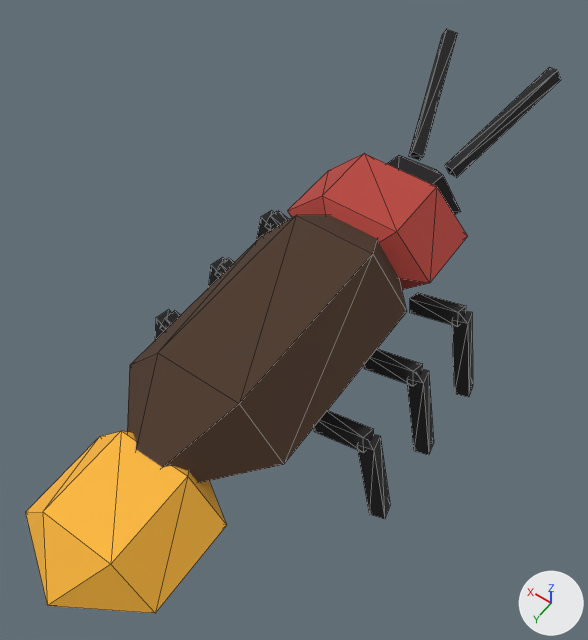
The glTF model site/models/GN_Firefly_01.glb as it was, and as the next commit left it.
One viewpoint serves both versions: a camera (50 mm lens) standing at (-0.00507, 0.00696, 0.01388) and looking at (0.00032, -0.00059, 0.00201). Arrows for +X, +Y and +Z are at lower right; the lights stay in place. The picture after the commit comes second. Mesh edges are drawn as thin lines. Vertices at exactly the same position are counted once.

The first picture shows 'GN_Firefly_01'.
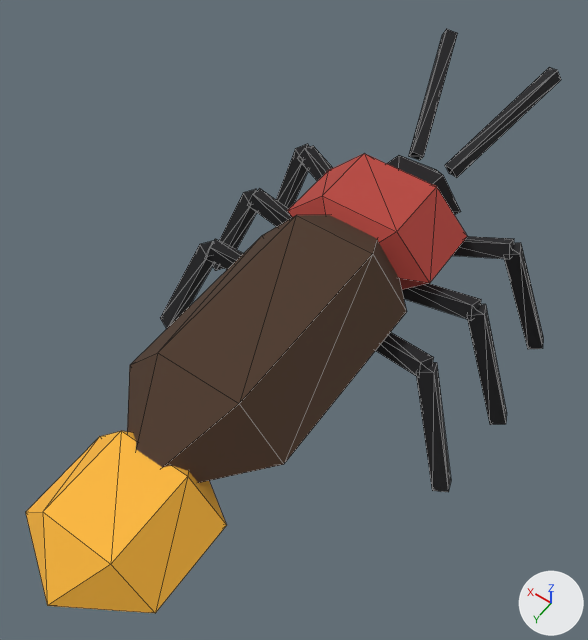
What the commit changed:
me_gn_firefly_01 is used by ob_gn_firefly_01; location (0.0, 0.0, 0.0).
me_gn_firefly_01 had 202 vertices, 332 faces and spanned x -0.00277..0.00277, y -0.00759..0.0058, z -0.00003..0.00414.
me_gn_firefly_01 now has 202 vertices, 332 faces and spans x -0.00368..0.00368, y -0.00759..0.0058, z 0.00006..0.00414.
me_gn_firefly_01 part 1: 32 of 202 vertices moved; they spanned x -0.00277..-0.00115, y -0.00099..0.00099, z -0.00003..0.00228 and now span x -0.00368..-0.00081, y -0.00249..-0.00001, z 0.00006..0.00286; mean shift (-0.00024, -0.00144, 0.00039); largest move (-0.00115, 0.0009, 0.00198) -> (-0.00081, -0.00101, 0.00226).
me_gn_firefly_01 part 2: 32 of 202 vertices moved; they spanned x 0.00115..0.00277, y -0.00099..0.00099, z -0.00003..0.00228 and now span x 0.00081..0.00368, y -0.00249..-0.00001, z 0.00006..0.00286; mean shift (0.00024, -0.00144, 0.00039); largest move (0.00115, 0.0009, 0.00198) -> (0.00081, -0.00101, 0.00226).
Part 3, on me_gn_firefly_01:
Vertex 90 of me_gn_firefly_01 moves from (-0.00125, -0.0025, 0.00162) to (-0.00094, -0.00359, 0.00209).
Vertex 91 of me_gn_firefly_01 moves from (-0.00117, -0.00259, 0.0019) at pixel (418, 292) to (-0.00083, -0.00369, 0.00235).
Vertex 92 of me_gn_firefly_01 moves from (-0.00223, -0.0025, 0.00192) to (-0.00238, -0.00391, 0.00259).
Vertex 93 of me_gn_firefly_01 moves from (-0.00215, -0.00259, 0.0022) at pixel (466, 305) to (-0.00227, -0.004, 0.00285) at pixel (514, 238).
Vertex 94 of me_gn_firefly_01 moves from (-0.00123, -0.00221, 0.0017) at pixel (409, 312) to (-0.00097, -0.00331, 0.0022).
Vertex 95 of me_gn_firefly_01 moves from (-0.00115, -0.0023, 0.00198) at pixel (409, 298) to (-0.00086, -0.00341, 0.00246).
Vertex 96 of me_gn_firefly_01 moves from (-0.00221, -0.00221, 0.002) at pixel (457, 326) to (-0.00241, -0.00363, 0.0027) at pixel (509, 259).
Vertex 97 of me_gn_firefly_01 moves from (-0.00213, -0.0023, 0.00228) at pixel (458, 312) to (-0.0023, -0.00372, 0.00296) at pixel (509, 243).
Vertex 98 of me_gn_firefly_01 moves from (-0.0023, -0.00258, 0.00212) at pixel (472, 312) to (-0.00241, -0.00401, 0.00283) at pixel (520, 242).
Vertex 99 of me_gn_firefly_01 moves from (-0.00235, -0.00228, 0.00213) at pixel (467, 323) to (-0.00252, -0.00373, 0.00283) at pixel (519, 254).
Vertex 100 of me_gn_firefly_01 moves from (-0.00272, -0.00258, 0.00002) at pixel (472, 386) to (-0.00337, -0.00439, 0.00021) at pixel (543, 337).
Vertex 101 of me_gn_firefly_01 moves from (-0.00277, -0.00228, 0.00003) at pixel (468, 397) to (-0.00348, -0.00411, 0.0002) at pixel (542, 348).
Vertex 102 of me_gn_firefly_01 moves from (-0.00201, -0.00252, 0.00207) to (-0.00216, -0.0039, 0.00272).
Vertex 103 of me_gn_firefly_01 moves from (-0.00206, -0.00222, 0.00208) at pixel (451, 320) to (-0.00227, -0.00362, 0.00272) at pixel (503, 255).
Vertex 104 of me_gn_firefly_01 moves from (-0.00243, -0.00252, -0.00003) to (-0.00312, -0.00429, 0.0001).
Vertex 105 of me_gn_firefly_01 moves from (-0.00248, -0.00222, -0.00002) at pixel (454, 393) to (-0.00323, -0.00401, 0.00009) at pixel (527, 349).
me_gn_firefly_01 part 4: 16 of 202 vertices moved; they spanned x 0.00115..0.00277, y -0.00259..-0.00221, z -0.00003..0.00228 and now span x 0.00083..0.00348, y -0.00439..-0.00331, z 0.00009..0.00296; mean shift (0.00018, -0.00143, 0.00049); largest move (0.00277, -0.00228, 0.00003) -> (0.00348, -0.00411, 0.0002).

Where the change shows, as pixel boxes [x1, y1, x2, y2] in the pictures (588 x 640 px; the box of a moved part takes in the faces that stretch with it):
part 1 of me_gn_firefly_01, moved or reshaped: before [314, 349, 434, 519]; after [376, 283, 507, 492]
part 2 of me_gn_firefly_01, moved or reshaped: before [155, 257, 234, 340]; after [160, 189, 292, 329]
part 3 of me_gn_firefly_01, moved or reshaped: before [410, 293, 473, 397]; after [452, 236, 543, 349]
part 4 of me_gn_firefly_01, moved or reshaped: before [256, 210, 289, 241]; after [276, 143, 333, 209]
